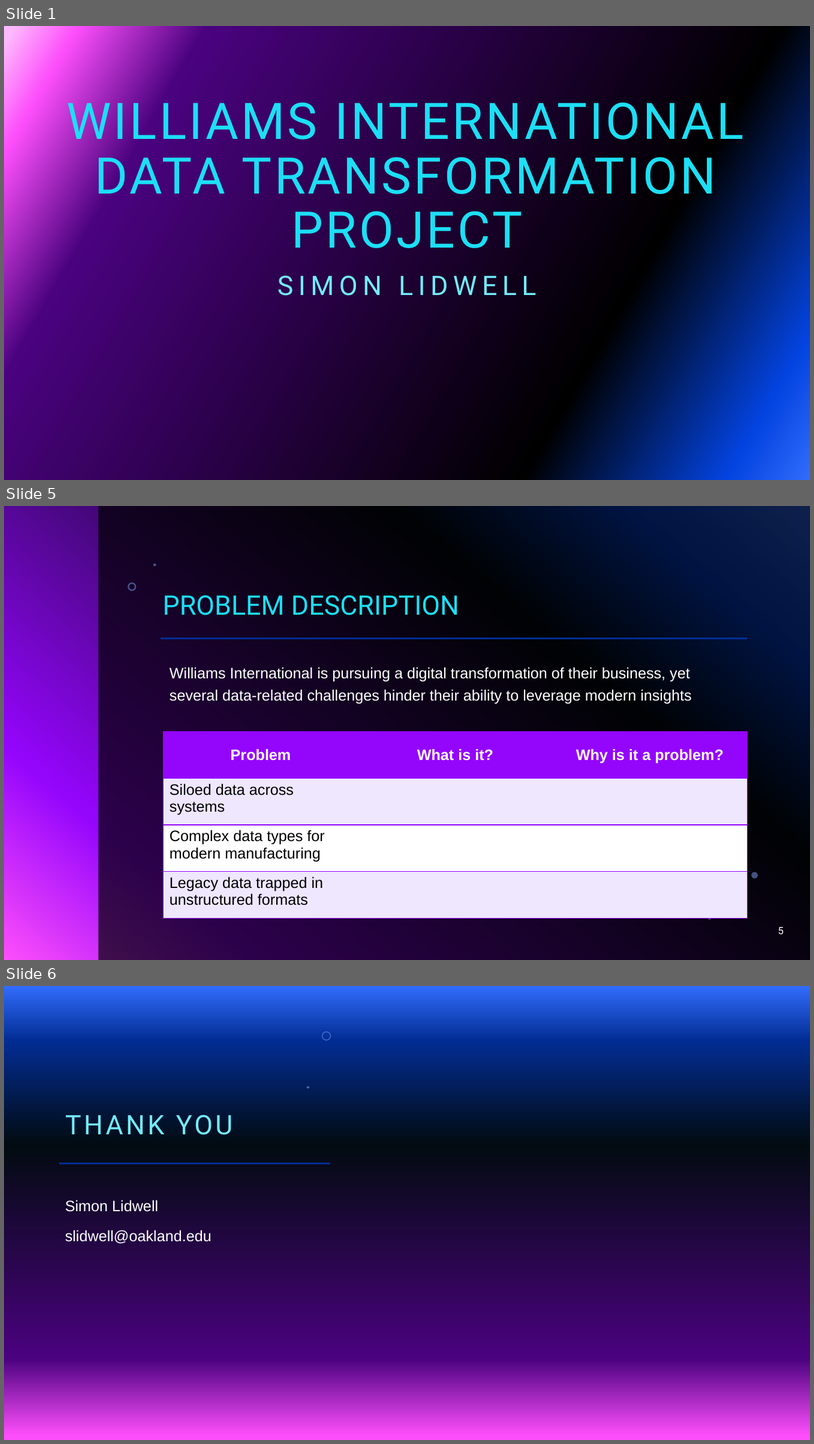
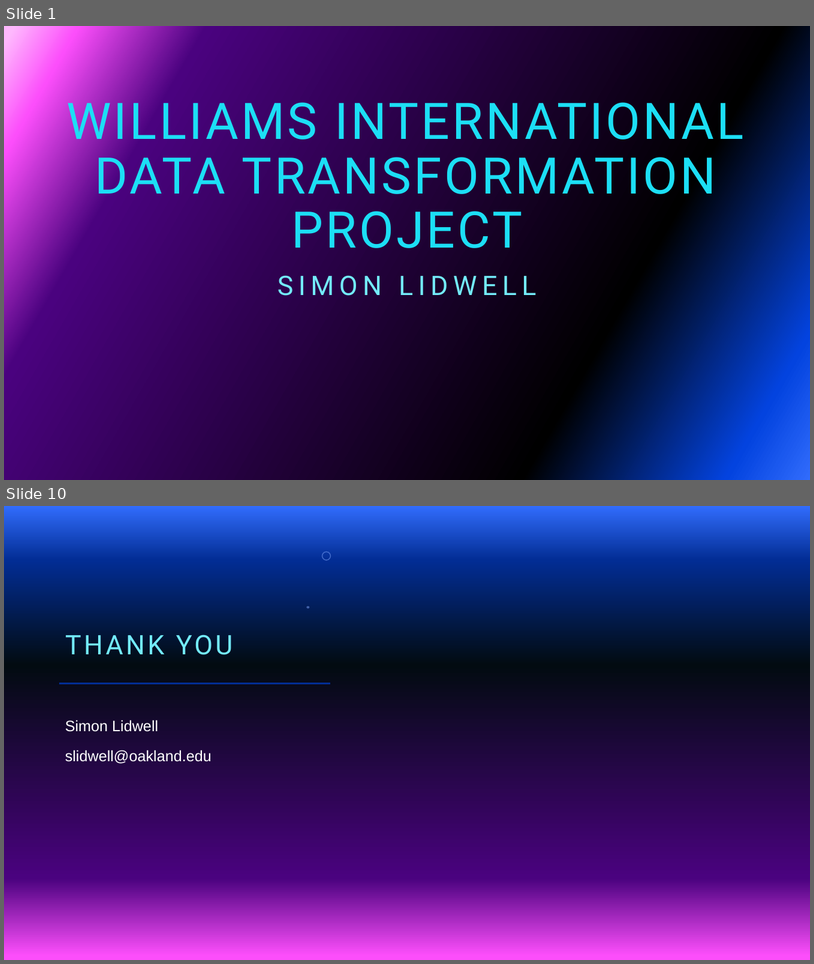
Before and after one commit to slidwell44/MIS6940_finalProject, a slide deck: docs/powerpoint/Technical - WI Data Lake.pptx. Shown one above the other, each under a label of ours: slides 1, 5 and 6 before the commit, slides 1 and 10 after it; the slides between them are not shown. The pictures are 814x1444 and 814x964 pixels, drawn with LibreOffice and Linux fonts; fonts in the diff are those of the drawing; background and template pictures are left out. Boxes give left, top, right and bottom in pixels: in the first picture for what was removed or moved away, otherwise in the second. Text is boxed around its words. In the diff, an @@ line names an element or a change of style, - is before the commit and + after.

```diff
--- a/docs/powerpoint/Technical - WI Data Lake.pptx
+++ b/docs/powerpoint/Technical - WI Data Lake.pptx
@@ slide 5 removed at bbox=[4, 506, 810, 960], background gradient #316CFC to #0343DF to #02090E to #9405FC to #FC4EFB @@
@@ group removed at bbox=[98, 506, 810, 960]: 5 freeform shapes, 1 rectangle @@
@@ title removed at bbox=[163, 595, 459, 615] @@
-PROBLEM DESCRIPTION
@@ line removed from (161, 639) to (748, 639) @@
@@ text removed at bbox=[170, 667, 692, 703] @@
-Williams International is pursuing a digital transformation of their business, yet several data-related challenges hinder their ability to leverage modern insights
@@ table removed at bbox=[164, 732, 748, 918], 4 rows, 3 columns @@
-Problem | What is it? | Why is it a problem?
-Siloed data across systems |  | 
-Complex data types for modern manufacturing |  | 
-Legacy data trapped in unstructured formats |  | 
@@ page number removed at bbox=[779, 927, 784, 934] @@
-5
@@ what was slide 6 is now slide 10 @@
```
Also in this commit, not shown: 1 slide changed, 7 slides added, 2 other slides removed.
